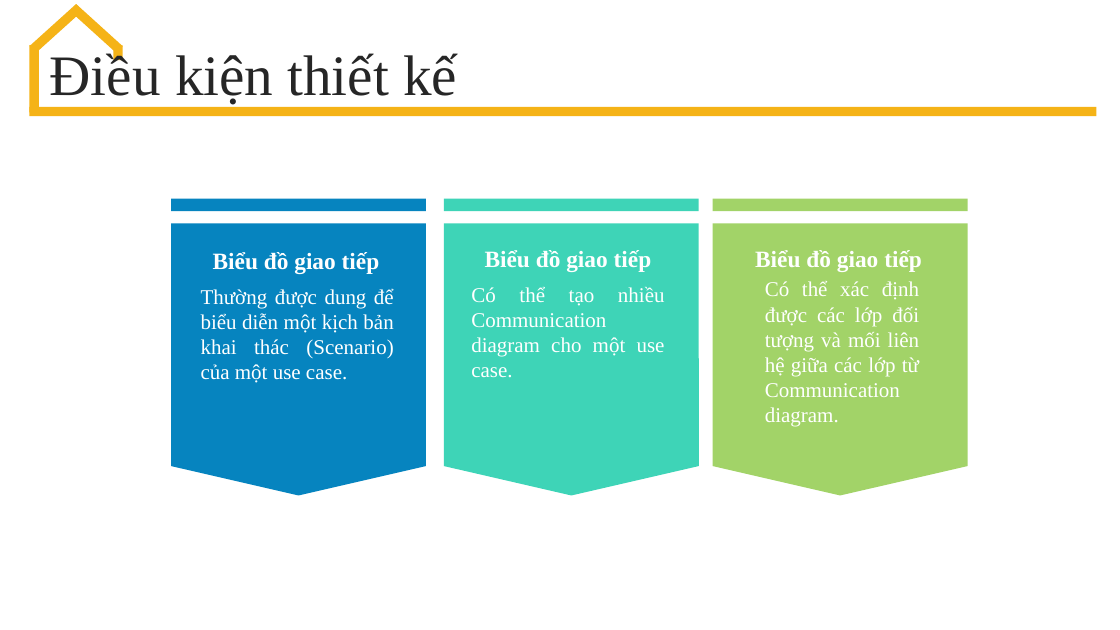
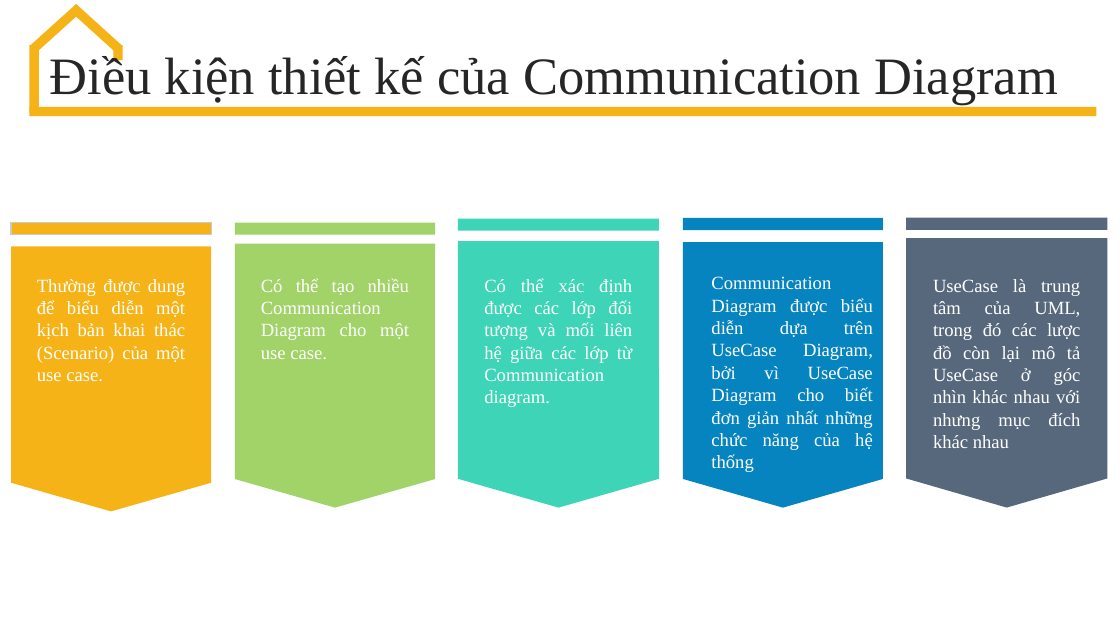
Before and after one commit to HuynhManDat/OOAD_ComChien, a slide deck: slide 7 of BaoCaoTimHieu.pptx. Drawn at 1120x630 pixels with LibreOffice and Linux fonts; fonts in the diff are those of the drawing. Boxes give left, top, right and bottom in pixels: in the first picture for what was removed or moved away, otherwise in the second. Text is boxed around its words. In the diff, an @@ line names an element or a change of style, - is before the commit and + after.

```diff
--- a/BaoCaoTimHieu.pptx
+++ b/BaoCaoTimHieu.pptx
@@ text at (x1=50, y1=52, x2=1058, y2=104): text changed; size 49 to 45 pt @@
-Điều kiện thiết kế
+Điều kiện thiết kế của Communication Diagram
@@ rectangle resized from (x1=171, y1=199, x2=426, y2=212) to (x1=11, y1=223, x2=211, y2=234) @@
@@ rectangle at (x1=11, y1=223, x2=211, y2=234): fill #0684BF to #F5B317; outline none to #CBCBCB 1 pt @@
@@ rectangle added at (x1=235, y1=223, x2=435, y2=234), fill #A2D368 @@
@@ rectangle resized from (x1=444, y1=199, x2=698, y2=212) to (x1=458, y1=218, x2=659, y2=230) @@
@@ rectangle at (x1=683, y1=218, x2=883, y2=229): fill #A2D368 to #0684BF @@
@@ rectangle resized from (x1=712, y1=199, x2=967, y2=212) to (x1=683, y1=218, x2=883, y2=229) @@
@@ rectangle added at (x1=907, y1=218, x2=1107, y2=230), fill #57687C @@
@@ freeform shape added at (x1=907, y1=239, x2=1107, y2=508), fill #57687C @@
@@ freeform shape resized from (x1=171, y1=223, x2=426, y2=496) to (x1=11, y1=246, x2=211, y2=511) @@
@@ freeform shape at (x1=11, y1=246, x2=211, y2=511): fill #0684BF to #F5B317 @@
@@ text removed at (x1=213, y1=252, x2=380, y2=274) @@
-Biểu đồ giao tiếp
@@ freeform shape added at (x1=235, y1=244, x2=435, y2=507), fill #A2D368 @@
@@ freeform shape resized from (x1=444, y1=223, x2=698, y2=496) to (x1=458, y1=241, x2=659, y2=507) @@
@@ text removed at (x1=485, y1=250, x2=652, y2=272) @@
-Biểu đồ giao tiếp
@@ freeform shape resized from (x1=712, y1=223, x2=967, y2=496) to (x1=683, y1=242, x2=883, y2=507) @@
@@ freeform shape at (x1=683, y1=242, x2=883, y2=507): fill #A2D368 to #0684BF @@
@@ text removed at (x1=755, y1=250, x2=922, y2=272) @@
-Biểu đồ giao tiếp
@@ text "Thường được dung để biểu ..." moved from (x1=201, y1=289, x2=394, y2=383) to (x1=37, y1=279, x2=185, y2=382) @@
@@ text "Thường được dung để biểu ..." at (x1=37, y1=279, x2=185, y2=382): size 18 to 16 pt @@
@@ text at (x1=261, y1=278, x2=409, y2=359): text changed; size 18 to 16 pt @@
-Có thể tạo nhiều Communication diagram cho một use case.
+Có thể tạo nhiều Communication Diagram cho một use case.
@@ text "Có thể xác định được ..." at (x1=484, y1=278, x2=632, y2=407): size 18 to 16 pt @@
@@ text "Có thể xác định được ..." moved from (x1=765, y1=281, x2=919, y2=427) to (x1=484, y1=278, x2=632, y2=407) @@
@@ rectangle added at (x1=698, y1=292, x2=863, y2=334), fill #0684BF @@
@@ text added at (x1=711, y1=276, x2=873, y2=472), 16 pt, text #FFFFFF @@
+Communication Diagram được biểu diễn dựa trên UseCase Diagram, bởi vì UseCase Diagram cho biết đơn giản nhất những chức năng của hệ thống
@@ text added at (x1=933, y1=279, x2=1081, y2=448), 16 pt, text #FFFFFF @@
+UseCase là trung tâm của UML, trong đó các lược đồ còn lại mô tả UseCase ở góc nhìn khác nhau với nhưng mục đích khác nhau
```
Also in this commit, not shown: 2 other slides changed, 10 other files.
